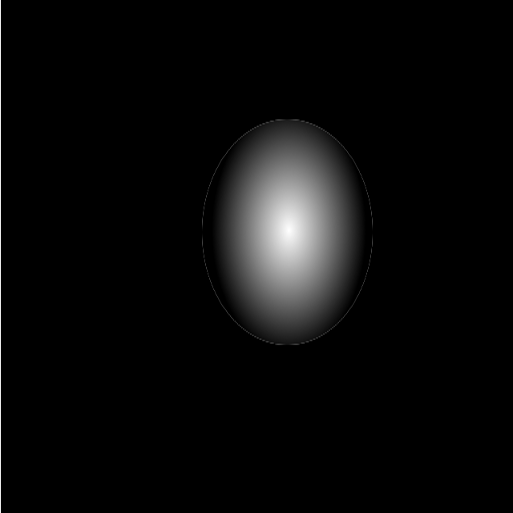
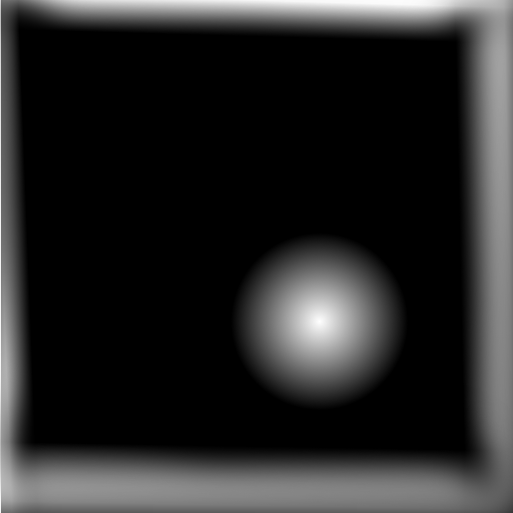
Two versions of the same layered image (513 × 513). Layer-by-layer changes:
removed layer "Heuvel 1" over [202, 119, 373, 346]
added layer "Hill 1" above "Fence 4 #1" over [219, 230, 407, 409]
added layer "Fence 4 #1" above "Fence 3" over [0, 0, 513, 513]
added layer "Fence 3" above "Fence 2" over [0, 357, 513, 513]
added layer "Fence 2" above "Fence 1" over [0, 0, 98, 513]
renamed "Omheining" to "Fence 1", painted on it over [0, 0, 513, 105]
